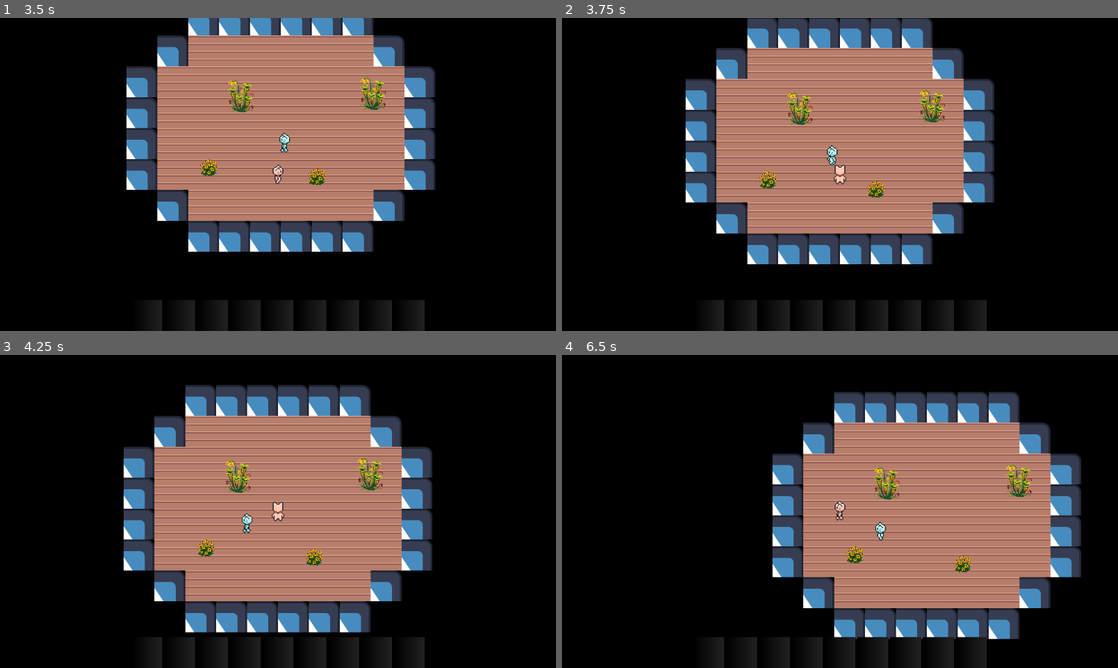
Above: before the commit, frames 1-4 (two rows, left to right).
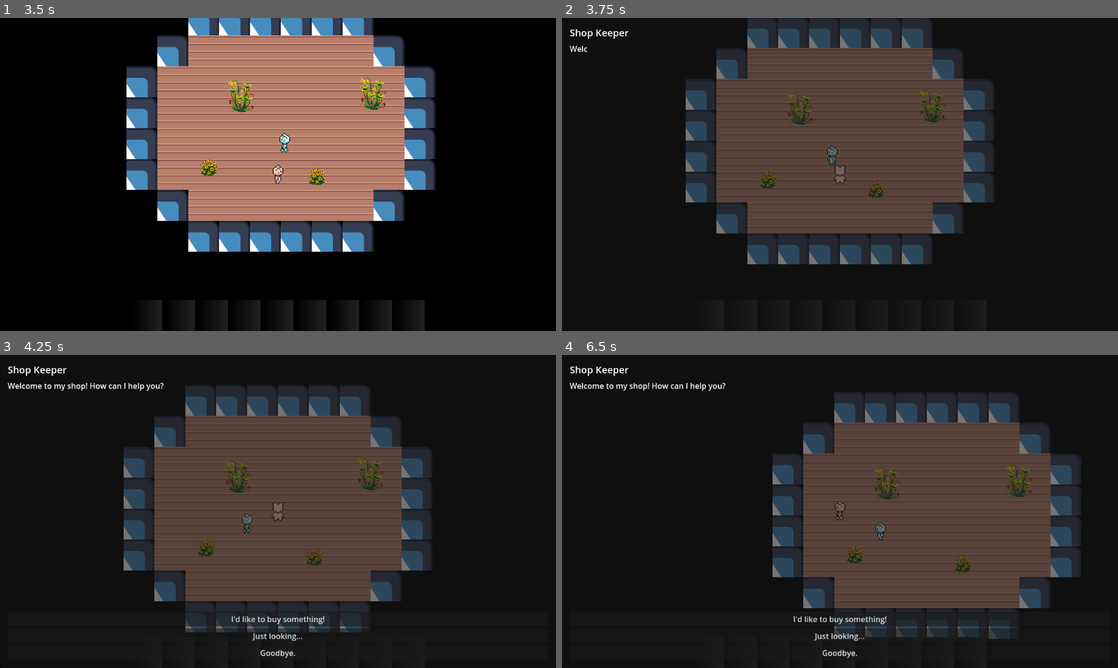
Above: after the commit, the same moments.

Repository: imp-tea/mulberry
Game: Godot game, scene res://world.tscn
The game is run twice, just before and just after one commit, with the same random seed, the same clock (stepped at 60 frames per second) and the same inputs. The engine's default icon, where the game draws it, is replaced by a stand-in: a white triangle on a blue panel in a dark square.
Inputs (mouse positions are in pixels of both pictures, inside the frame that each line leads up to):
- Up to frame 1 (3.5 s): click (144, 315) at 0.52 s; tap Enter (ui_accept) at 1.25, 1.52, 1.55, 1.82, 2.1, 2.27, 2.57, 3.05 s; move the mouse to (400, 158) at 1.27 s; hold D (right) 1.28-2.03 s; hold E (interact, bound only after the commit) 1.28-2.03 s; click (400, 158) at 1.42 s; move the mouse to (166, 190) at 2.02 s; hold S (down) 2.03-2.78 s; tap E (interact, bound only after the commit) at 2.3 s; move the mouse to (333, 105) at 2.77 s; hold D (right) from 2.78 s (still down); hold E (interact, bound only after the commit) from 2.78 s (still down)
- Up to frame 2 (3.75 s): move the mouse to (812, 237) at 3.52 s; release D (right) at 3.53 s; release E (interact, bound only after the commit) at 3.53 s; hold W (up) from 3.53 s (still down); tap E (interact, bound only after the commit) at 3.6 s; click (812, 237) at 3.67 s
- Up to frame 3 (4.25 s): keep holding W (up); tap Enter (ui_accept) at 3.77, 4.07 s
- Up to frame 4 (6.5 s): release W (up) at 4.25 s; click (840, 617) at 4.25 s, where only the run after the commit has a clickable "I'd like to buy something!"; tap Enter (ui_accept) at 5, 6.02, 6.32 s; move the mouse to (1006, 558) at 5.02 s; hold Enter (ui_accept) 5.03-5.78 s; hold A (left) from 5.03 s (still down); move the mouse to (673, 464) at 5.77 s; tap E (interact, bound only after the commit) at 5.85 s

Frame 1 is identical in both runs. In frame 2, 36% of the frame differs, in the area x 1-78%, y 0-79%; in frame 3, 36%, in the area x 1-78%, y 3-97%; in frame 4, 36%.

Commit message:
Added initial dialogue system prototype.

Diff:
--- /dev/null
+++ b/Dialogue/Content/Trees/example_shop_keeper_dialogue.gd
@@ -0,0 +1,73 @@
+# Example dialogue tree creation script
+# This demonstrates how to create a DialogueTree programmatically
+# In practice, you would create these as .tres Resource files in the Godot editor
+
+static func create_example_dialogue() -> DialogueTree:
+	var tree = DialogueTree.new()
+	tree.tree_id = "shop_keeper_greeting"
+
+	# Create nodes
+	var greeting = DialogueNode.new()
+	greeting.node_id = "greeting_1"
+	greeting.type = DialogueNode.NodeType.LINE
+	greeting.text = "Welcome to my shop! Are you looking for some plants today?"
+
+	var choice_hub = DialogueNode.new()
+	choice_hub.node_id = "choice_hub_1"
+	choice_hub.type = DialogueNode.NodeType.CHOICE_HUB
+
+	# Create choices
+	var choice_yes = DialogueChoice.new()
+	choice_yes.text = "Yes, I'd like to browse your selection."
+
+	var choice_no = DialogueChoice.new()
+	choice_no.text = "No thanks, just looking around."
+
+	var choice_question = DialogueChoice.new()
+	choice_question.text = "What kinds of plants do you have?"
+
+	# Create response nodes
+	var response_yes = DialogueNode.new()
+	response_yes.node_id = "response_yes"
+	response_yes.type = DialogueNode.NodeType.LINE
+	response_yes.text = "Wonderful! Take your time and let me know if you need any help."
+
+	var response_no = DialogueNode.new()
+	response_no.node_id = "response_no"
+	response_no.type = DialogueNode.NodeType.LINE
+	response_no.text = "No problem! Feel free to explore the shop."
+
+	var response_question = DialogueNode.new()
+	response_question.node_id = "response_question"
+	response_question.type = DialogueNode.NodeType.LINE
+	response_question.text = "I specialize in native plants! Everything from pitcher plants to wildflowers."
+
+	# Create end nodes
+	var end_yes = DialogueNode.new()
+	end_yes.node_id = "end_1"
+	end_yes.type = DialogueNode.NodeType.END
+
+	var end_no = DialogueNode.new()
+	end_no.node_id = "end_2"
+	end_no.type = DialogueNode.NodeType.END
+
+	var end_question = DialogueNode.new()
+	end_question.node_id = "end_3"
+	end_question.type = DialogueNode.NodeType.END
+
+	# Connect nodes
+	greeting.next_node = choice_hub
+
+	choice_yes.next_node = response_yes
+	choice_no.next_node = response_no
+	choice_question.next_node = response_question
+
+	choice_hub.choices = [choice_yes, choice_no, choice_question]
+
+	response_yes.next_node = end_yes
+	response_no.next_node = end_no
+	response_question.next_node = end_question
+
+	tree.root_node = greeting
+
+	return tree
--- /dev/null
+++ b/Dialogue/Content/Trees/shop_keeper_greeting.tres
@@ -0,0 +1,58 @@
+[gd_resource type="Resource" script_class="DialogueTree" load_steps=12 format=3 uid="uid://bg56iinscifph"]
+
+[ext_resource type="Script" uid="uid://duwefahvf8mep" path="res://Dialogue/Resources/DialogueChoice.gd" id="1_0hbm1"]
+[ext_resource type="Script" uid="uid://grxmpdt024uf" path="res://Dialogue/Resources/DialogueTree.gd" id="1_1bxas"]
+[ext_resource type="Script" uid="uid://ddtkl6d0duasx" path="res://Dialogue/Resources/DialogueNode.gd" id="2_v4l0o"]
+
+[sub_resource type="Resource" id="Resource_55cq6"]
+script = ExtResource("2_v4l0o")
+type = 2
+metadata/_custom_type_script = "uid://ddtkl6d0duasx"
+
+[sub_resource type="Resource" id="Resource_e8b15"]
+script = ExtResource("1_0hbm1")
+text = "I'd like to buy something!"
+next_node = SubResource("Resource_55cq6")
+metadata/_custom_type_script = "uid://duwefahvf8mep"
+
+[sub_resource type="Resource" id="Resource_3olbn"]
+script = ExtResource("2_v4l0o")
+type = 2
+metadata/_custom_type_script = "uid://ddtkl6d0duasx"
+
+[sub_resource type="Resource" id="Resource_k8vfp"]
+script = ExtResource("1_0hbm1")
+text = "Just looking..."
+next_node = SubResource("Resource_3olbn")
+metadata/_custom_type_script = "uid://duwefahvf8mep"
+
+[sub_resource type="Resource" id="Resource_pdgvy"]
+script = ExtResource("2_v4l0o")
+type = 2
+metadata/_custom_type_script = "uid://ddtkl6d0duasx"
+
+[sub_resource type="Resource" id="Resource_o2bc5"]
+script = ExtResource("1_0hbm1")
+text = "Goodbye."
+next_node = SubResource("Resource_pdgvy")
+metadata/_custom_type_script = "uid://duwefahvf8mep"
+
+[sub_resource type="Resource" id="Resource_metqy"]
+script = ExtResource("2_v4l0o")
+node_id = "choices"
+type = 1
+choices = Array[ExtResource("1_0hbm1")]([SubResource("Resource_e8b15"), SubResource("Resource_k8vfp"), SubResource("Resource_o2bc5")])
+metadata/_custom_type_script = "uid://ddtkl6d0duasx"
+
+[sub_resource type="Resource" id="Resource_lluv2"]
+script = ExtResource("2_v4l0o")
+node_id = "greeting"
+text = "Welcome to my shop! How can I help you?"
+next_node = SubResource("Resource_metqy")
+metadata/_custom_type_script = "uid://ddtkl6d0duasx"
+
+[resource]
+script = ExtResource("1_1bxas")
+tree_id = "shop_keeper_greeting"
+root_node = SubResource("Resource_lluv2")
+metadata/_custom_type_script = "uid://grxmpdt024uf"
--- /dev/null
+++ b/Dialogue/DialogueService.gd
@@ -0,0 +1,113 @@
+extends Node
+
+# State
+var registered_npcs: Dictionary = {}  # npc_id -> NPC
+var npc_memory: Dictionary = {}  # npc_id -> memory data
+var current_conversation: Dictionary = {}  # Active conversation state
+var active_dialogue_tree: DialogueTree = null
+var current_node: DialogueNode = null
+
+# Signals
+signal dialogue_started(speaker: BaseNPC, dialogue_data: DialogueNode)
+signal line_displayed(speaker: BaseNPC, text: String, tags: Dictionary)
+signal choices_presented(choices: Array[DialogueChoice])
+signal choice_selected(choice: DialogueChoice)
+signal dialogue_finished(speaker: BaseNPC)
+
+func register_npc(npc: BaseNPC):
+	if npc.npc_id.is_empty():
+		push_error("NPC must have an npc_id: " + str(npc))
+		return
+
+	registered_npcs[npc.npc_id] = npc
+	if not npc_memory.has(npc.npc_id):
+		npc_memory[npc.npc_id] = {
+			"last_bark_time": 0,
+			"last_bark_id": "",
+			"lines_said": [],
+			"conversation_count": 0
+		}
+
+func start_conversation(npc: BaseNPC):
+	# Don't start if already in conversation
+	if not current_conversation.is_empty():
+		return
+
+	# Select first available dialogue tree
+	var eligible_trees = get_eligible_trees(npc)
+	if eligible_trees.is_empty():
+		push_warning("No eligible dialogue trees for NPC: " + npc.npc_id)
+		return
+
+	active_dialogue_tree = eligible_trees[0]
+	current_node = active_dialogue_tree.root_node
+	current_conversation = {
+		"npc": npc,
+		"tree": active_dialogue_tree,
+		"started_at": Time.get_ticks_msec()
+	}
+
+	dialogue_started.emit(npc, current_node)
+	display_current_node()
+
+func display_current_node():
+	if not current_node:
+		end_conversation()
+		return
+
+	match current_node.type:
+		DialogueNode.NodeType.LINE:
+			# Display text
+			var speaker = current_conversation.npc
+			line_displayed.emit(speaker, current_node.text, current_node.tags)
+
+			# Track in memory
+			track_line_said(speaker.npc_id, current_node.node_id)
+
+		DialogueNode.NodeType.CHOICE_HUB:
+			# Present choices
+			choices_presented.emit(current_node.choices)
+
+		DialogueNode.NodeType.END:
+			end_conversation()
+
+func advance_to_next():
+	if current_node and current_node.next_node:
+		current_node = current_node.next_node
+		display_current_node()
+	else:
+		end_conversation()
+
+func select_choice(choice: DialogueChoice):
+	if not choice:
+		return
+
+	current_node = choice.next_node
+	choice_selected.emit(choice)
+	display_current_node()
+
+func get_eligible_trees(npc: BaseNPC) -> Array[DialogueTree]:
+	var eligible: Array[DialogueTree] = []
+	for tree in npc.dialogue_trees:
+		if tree and tree.root_node:
+			eligible.append(tree)
+	return eligible
+
+func track_line_said(npc_id: String, line_id: String):
+	if npc_memory.has(npc_id):
+		npc_memory[npc_id].lines_said.append(line_id)
+
+func end_conversation():
+	if not current_conversation.is_empty():
+		var npc = current_conversation.npc
+		if npc_memory.has(npc.npc_id):
+			npc_memory[npc.npc_id].conversation_count += 1
+
+		dialogue_finished.emit(npc)
+
+	current_conversation = {}
+	active_dialogue_tree = null
+	current_node = null
+
+func is_in_conversation() -> bool:
+	return not current_conversation.is_empty()
--- /dev/null
+++ b/Dialogue/NPC/BaseNPC.gd
@@ -0,0 +1,25 @@
+extends CharacterBody2D
+class_name BaseNPC
+
+@export var npc_id: String = ""  # Unique ID
+@export var npc_name: String = "NPC"
+@export var dialogue_trees: Array[DialogueTree] = []
+@export var can_initiate_conversation: bool = true
+@export var interaction_range: float = 64.0
+
+var dialogue_memory: Dictionary = {}  # Tracked by DialogueService
+
+func _ready():
+	add_to_group("npcs")
+	DialogueService.register_npc(self)
+
+func can_talk_to_player() -> bool:
+	var players = get_tree().get_nodes_in_group("player")
+	if players.is_empty():
+		return false
+	var player = players[0]
+	return global_position.distance_to(player.global_position) <= interaction_range
+
+func start_conversation():
+	if can_talk_to_player() and can_initiate_conversation:
+		DialogueService.start_conversation(self)
--- /dev/null
+++ b/Dialogue/Resources/DialogueChoice.gd
@@ -0,0 +1,6 @@
+extends Resource
+class_name DialogueChoice
+
+@export var text: String = ""
+@export var next_node: DialogueNode
+@export var disabled_text: String = ""  # If conditions not met (for future)
--- /dev/null
+++ b/Dialogue/Resources/DialogueNode.gd
@@ -0,0 +1,12 @@
+extends Resource
+class_name DialogueNode
+
+enum NodeType { LINE, CHOICE_HUB, END }
+
+@export var node_id: String = ""
+@export var type: NodeType = NodeType.LINE
+@export var text: String = ""
+@export var speaker_override: String = ""  # Optional different speaker
+@export var next_node: DialogueNode  # For LINE nodes
+@export var choices: Array[DialogueChoice] = []  # For CHOICE_HUB nodes
+@export var tags: Dictionary = {}  # Emotes, camera cues, sound effects
--- /dev/null
+++ b/Dialogue/Resources/DialogueTree.gd
@@ -0,0 +1,6 @@
+extends Resource
+class_name DialogueTree
+
+@export var tree_id: String = ""  # Stable ID for save/load
+@export var root_node: DialogueNode
+@export var variables: Dictionary = {}  # Template variables for future use
--- /dev/null
+++ b/Dialogue/UI/ChoiceButton.tscn
@@ -0,0 +1,8 @@
+[gd_scene load_steps=2 format=3 uid="uid://dpb3jl0khrwxj"]
+
+[ext_resource type="Theme" uid="uid://bu4gg3mvgd7d7" path="res://Dialogue/UI/dialogue_theme.tres" id="1"]
+
+[node name="ChoiceButton" type="Button"]
+offset_right = 400.0
+offset_bottom = 31.0
+text = "Choice Option"
--- /dev/null
+++ b/Dialogue/UI/DialogueBox.gd
@@ -0,0 +1,116 @@
+extends Control
+class_name DialogueBox
+
+@export var text_label: RichTextLabel
+@export var speaker_label: Label
+@export var choices_container: VBoxContainer
+@export var continue_button: Button
+
+var choice_button_scene = preload("res://Dialogue/UI/ChoiceButton.tscn")
+var current_text: String = ""
+var display_speed: float = 0.03
+var is_displaying: bool = false
+var display_timer: float = 0.0
+var char_index: int = 0
+var waiting_for_input: bool = false
+
+func _ready():
+	DialogueService.dialogue_started.connect(_on_dialogue_started)
+	DialogueService.line_displayed.connect(_on_line_displayed)
+	DialogueService.choices_presented.connect(_on_choices_presented)
+	DialogueService.dialogue_finished.connect(_on_dialogue_finished)
+	visible = false
+
+	if continue_button:
+		continue_button.pressed.connect(_on_continue_pressed)
+
+func _process(delta: float) -> void:
+	if is_displaying:
+		display_timer += delta
+		if display_timer >= display_speed:
+			display_timer = 0.0
+			char_index += 1
+			if char_index <= current_text.length():
+				text_label.text = current_text.substr(0, char_index)
+			else:
+				is_displaying = false
+				_on_text_finished()
+
+func _input(event):
+	if not visible:
+		return
+
+	if event.is_action_pressed("ui_accept") or event.is_action_pressed("interact"):
+		if is_displaying:
+			# Skip text animation
+			char_index = current_text.length()
+			text_label.text = current_text
+			is_displaying = false
+			_on_text_finished()
+		elif waiting_for_input:
+			_on_continue_pressed()
+
+func _on_dialogue_started(speaker: BaseNPC, dialogue_data: DialogueNode):
+	visible = true
+	speaker_label.text = speaker.npc_name
+	text_label.text = ""
+	clear_choices()
+	if continue_button:
+		continue_button.visible = false
+
+func _on_line_displayed(speaker: BaseNPC, text: String, tags: Dictionary):
+	current_text = text
+	char_index = 0
+	is_displaying = true
+	display_timer = 0.0
+	waiting_for_input = false
+	text_label.text = ""
+
+	if continue_button:
+		continue_button.visible = false
+
+	speaker_label.text = speaker.npc_name
+
+func _on_text_finished():
+	# Check if this line has a next node (auto-advance) or needs input
+	if DialogueService.current_node and DialogueService.current_node.type == DialogueNode.NodeType.LINE:
+		if DialogueService.current_node.next_node:
+			waiting_for_input = true
+			if continue_button:
+				continue_button.visible = true
+		else:
+			# No next node, end conversation
+			DialogueService.end_conversation()
+
+func _on_continue_pressed():
+	if waiting_for_input:
+		waiting_for_input = false
+		if continue_button:
+			continue_button.visible = false
+		DialogueService.advance_to_next()
+
+func _on_choices_presented(choices: Array[DialogueChoice]):
+	clear_choices()
+
+	if continue_button:
+		continue_button.visible = false
+
+	for choice in choices:
+		var button: Button = choice_button_scene.instantiate()
+		button.text = choice.text
+		button.pressed.connect(func(): _on_choice_selected(choice))
+		choices_container.add_child(button)
+
+func _on_choice_selected(choice: DialogueChoice):
+	clear_choices()
+	DialogueService.select_choice(choice)
+
+func clear_choices():
+	for child in choices_container.get_children():
+		child.queue_free()
+
+func _on_dialogue_finished(speaker: BaseNPC):
+	visible = false
+	clear_choices()
+	text_label.text = ""
+	speaker_label.text = ""
--- /dev/null
+++ b/Dialogue/UI/DialogueBox.tscn
@@ -0,0 +1,63 @@
+[gd_scene load_steps=3 format=3 uid="uid://c2gf3m8eo8r1y"]
+
+[ext_resource type="Script" uid="uid://7yghthfo3jsl" path="res://Dialogue/UI/DialogueBox.gd" id="1_1"]
+
+[sub_resource type="LabelSettings" id="LabelSettings_1"]
+font_size = 20
+
+[node name="DialogueBox" type="Control" node_paths=PackedStringArray("text_label", "speaker_label", "choices_container", "continue_button")]
+layout_mode = 3
+anchors_preset = 15
+anchor_right = 1.0
+anchor_bottom = 1.0
+grow_horizontal = 2
+grow_vertical = 2
+script = ExtResource("1_1")
+text_label = NodePath("Panel/MarginContainer/VBoxContainer/TextLabel")
+speaker_label = NodePath("Panel/MarginContainer/VBoxContainer/SpeakerLabel")
+choices_container = NodePath("Panel/MarginContainer/VBoxContainer/ChoicesContainer")
+continue_button = NodePath("Panel/MarginContainer/VBoxContainer/ContinueButton")
+
+[node name="Panel" type="Panel" parent="."]
+layout_mode = 1
+anchors_preset = 15
+anchor_right = 1.0
+anchor_bottom = 1.0
+grow_horizontal = 2
+grow_vertical = 2
+
+[node name="MarginContainer" type="MarginContainer" parent="Panel"]
+layout_mode = 1
+anchors_preset = 15
+anchor_right = 1.0
+anchor_bottom = 1.0
+grow_horizontal = 2
+grow_vertical = 2
+theme_override_constants/margin_left = 16
+theme_override_constants/margin_top = 16
+theme_override_constants/margin_right = 16
+theme_override_constants/margin_bottom = 16
+
+[node name="VBoxContainer" type="VBoxContainer" parent="Panel/MarginContainer"]
+layout_mode = 2
+theme_override_constants/separation = 8
+
+[node name="SpeakerLabel" type="Label" parent="Panel/MarginContainer/VBoxContainer"]
+layout_mode = 2
+text = "Speaker Name"
+label_settings = SubResource("LabelSettings_1")
+
+[node name="TextLabel" type="RichTextLabel" parent="Panel/MarginContainer/VBoxContainer"]
+custom_minimum_size = Vector2(0, 60)
+layout_mode = 2
+size_flags_vertical = 3
+text = "Dialogue text will appear here."
+fit_content = true
+
+[node name="ChoicesContainer" type="VBoxContainer" parent="Panel/MarginContainer/VBoxContainer"]
+layout_mode = 2
+theme_override_constants/separation = 4
+
+[node name="ContinueButton" type="Button" parent="Panel/MarginContainer/VBoxContainer"]
+layout_mode = 2
+text = "Continue..."
--- /dev/null
+++ b/Dialogue/UI/dialogue_theme.tres
@@ -0,0 +1,3 @@
+[gd_resource type="Theme" format=3 uid="uid://w4kedhdgx4ot"]
+
+[resource]
--- a/customer.tscn
+++ b/customer.tscn
@@ -1,8 +1,10 @@
-[gd_scene load_steps=84 format=3 uid="uid://w7ucpreej0io"]
+[gd_scene load_steps=86 format=3 uid="uid://w7ucpreej0io"]
 
 [ext_resource type="Texture2D" uid="uid://btwbs8d7g7o6p" path="res://sprites/actors/customer/idle_down.png" id="1_bfkud"]
 [ext_resource type="Script" uid="uid://c2c6e4g4ycea1" path="res://scripts/customer.gd" id="1_c6vkw"]
 [ext_resource type="Texture2D" uid="uid://c2agftpo3rtc" path="res://sprites/actors/customer/idle_down_left.png" id="2_c6vkw"]
+[ext_resource type="Script" uid="uid://grxmpdt024uf" path="res://Dialogue/Resources/DialogueTree.gd" id="2_n26i4"]
+[ext_resource type="Resource" uid="uid://bg56iinscifph" path="res://Dialogue/Content/Trees/shop_keeper_greeting.tres" id="3_2pnoc"]
 [ext_resource type="Texture2D" uid="uid://b806qr2v4ssrh" path="res://sprites/actors/customer/idle_down_right.png" id="3_y43ix"]
 [ext_resource type="Texture2D" uid="uid://dhygudx74xmqm" path="res://sprites/actors/customer/idle_left.png" id="4_n26i4"]
 [ext_resource type="Texture2D" uid="uid://cw425yqrg4ms0" path="res://sprites/actors/customer/idle_right.png" id="5_2pnoc"]
@@ -556,6 +558,9 @@
 [node name="customer" type="CharacterBody2D"]
 motion_mode = 1
 script = ExtResource("1_c6vkw")
+npc_id = "shop_keeper"
+npc_name = "Shop Keeper"
+dialogue_trees = Array[ExtResource("2_n26i4")]([ExtResource("3_2pnoc")])
 
 [node name="CollisionShape2D" type="CollisionShape2D" parent="."]
 shape = SubResource("CapsuleShape2D_1amq5")
--- a/project.godot
+++ b/project.godot
@@ -20,6 +20,7 @@
 GlobalSettings="*res://Globals/GlobalSettings.gd"
 PlayerVariables="*res://Globals/PlayerVariables.gd"
 SignalBus="*res://Globals/SignalBus.gd"
+DialogueService="*res://Dialogue/DialogueService.gd"
 
 [display]
 
@@ -63,6 +64,11 @@
 "events": [Object(InputEventKey,"resource_local_to_scene":false,"resource_name":"","device":-1,"window_id":0,"alt_press …(192 unchanged characters)…
 ]
 }
+interact={
+"deadzone": 0.2,
+"events": [Object(InputEventKey,"resource_local_to_scene":false,"resource_name":"","device":-1,"window_id":0,"alt_pressed":false,"shift_pressed":false,"ctrl_pressed":false,"meta_pressed":false,"pressed":false,"keycode":0,"physical_keycode":69,"key_label":0,"unicode":101,"location":0,"echo":false,"script":null)
+]
+}
 
 [rendering]
 
--- a/scripts/customer.gd
+++ b/scripts/customer.gd
@@ -1,4 +1,4 @@
-extends CharacterBody2D
+extends BaseNPC
 
 var TILESIZE = 64
 @export var speed = TILESIZE * 1.5
@@ -21,6 +21,7 @@
 		move_distance(randi_range(1,4), directions[randi_range(0,3)])
 
 func _ready() -> void:
+	super._ready()  # Call BaseNPC._ready() to register with DialogueService
 	$AnimatedSprite2D.play("idle-down")
 
 func input_to_dir(input:Vector2):
--- a/scripts/player.gd
+++ b/scripts/player.gd
@@ -8,6 +8,9 @@
 var current_hotbar_slot = 0
 @export var speed = TILESIZE*2
 @export var inventory: Inventory
+
+func _ready():
+	add_to_group("player")
 
 func get_input():
 	var input_direction = Input.get_vector("left", "right", "up", "down")
@@ -38,6 +41,14 @@
 				slot.visible = true
 			inventory.inventory_grid.set_anchors_and_offsets_preset(Control.PRESET_CENTER)
 
+	# Check for NPC interaction
+	if Input.is_action_just_pressed("interact") and not DialogueService.is_in_conversation():
+		var nearby_npcs = get_tree().get_nodes_in_group("npcs")
+		for npc in nearby_npcs:
+			if npc.can_talk_to_player():
+				npc.start_conversation()
+				break
+
 func input_to_dir(input:Vector2):
 	var ang = input.angle()
 	if ang >= -PI/8 and ang <= PI/8:
--- a/world.tscn
+++ b/world.tscn
@@ -6,6 +6,7 @@
 [ext_resource type="PackedScene" uid="uid://dotmt7bn8j02q" path="res://Items/canebrake_pitcher_plant.tscn" id="4_036b0"]
 [ext_resource type="PackedScene" uid="uid://od6722h7nvpk" path="res://Items/brown_eyed_susan.tscn" id="5_dwbse"]
 [ext_resource type="PackedScene" uid="uid://b5ncbmkgn301w" path="res://Inventory/Inventory.tscn" id="6_dwbse"]
+[ext_resource type="PackedScene" uid="uid://c2gf3m8eo8r1y" path="res://Dialogue/UI/DialogueBox.tscn" id="7_pkg7o"]
 
 [node name="World" type="Node2D"]
 
@@ -35,3 +36,5 @@
 [node name="CanvasLayer" type="CanvasLayer" parent="."]
 
 [node name="Inventory" parent="CanvasLayer" instance=ExtResource("6_dwbse")]
+
+[node name="DialogueBox" parent="CanvasLayer" instance=ExtResource("7_pkg7o")]
Not shown, added: Dialogue/Content/Trees/example_shop_keeper_dialogue.gd.uid
Not shown, added: Dialogue/DialogueService.gd.uid
Not shown, added: Dialogue/NPC/BaseNPC.gd.uid
Not shown, added: Dialogue/Resources/DialogueChoice.gd.uid
Not shown, added: Dialogue/Resources/DialogueNode.gd.uid
Not shown, added: Dialogue/Resources/DialogueTree.gd.uid
Not shown, added: Dialogue/UI/DialogueBox.gd.uid
Not shown: 1 places in world.tscn that only renumber resources
Not shown, added: CLAUDE.md
Not shown, added: Dialogue/MILESTONE_1_COMPLETE.md
Not shown, added: Dialogue/SETUP_INSTRUCTIONS.md
